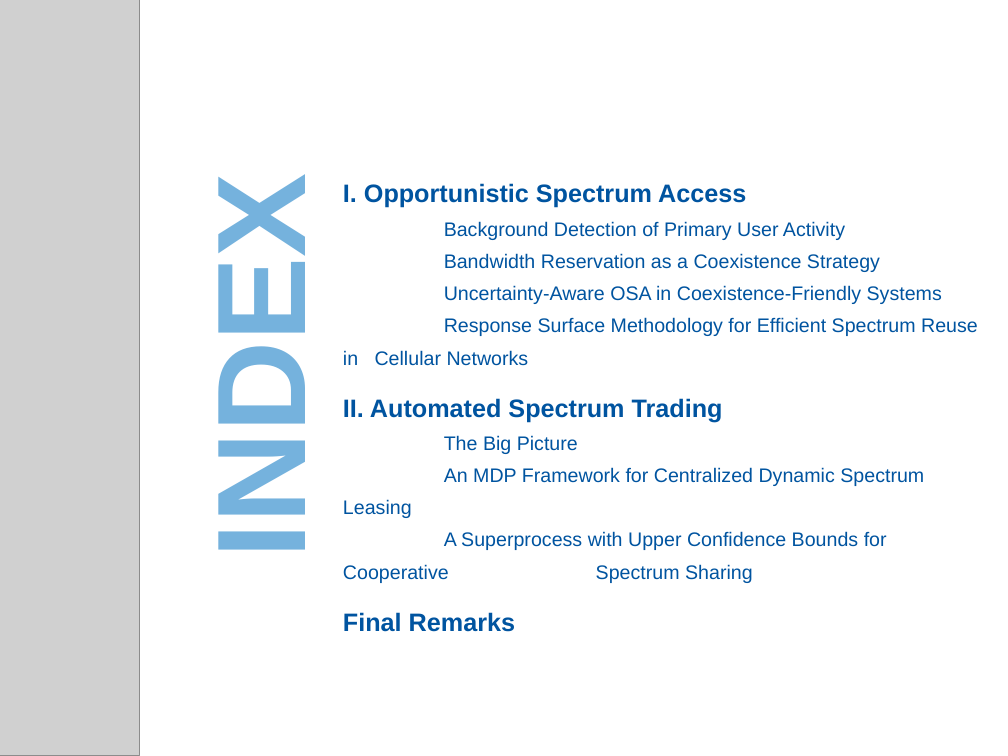
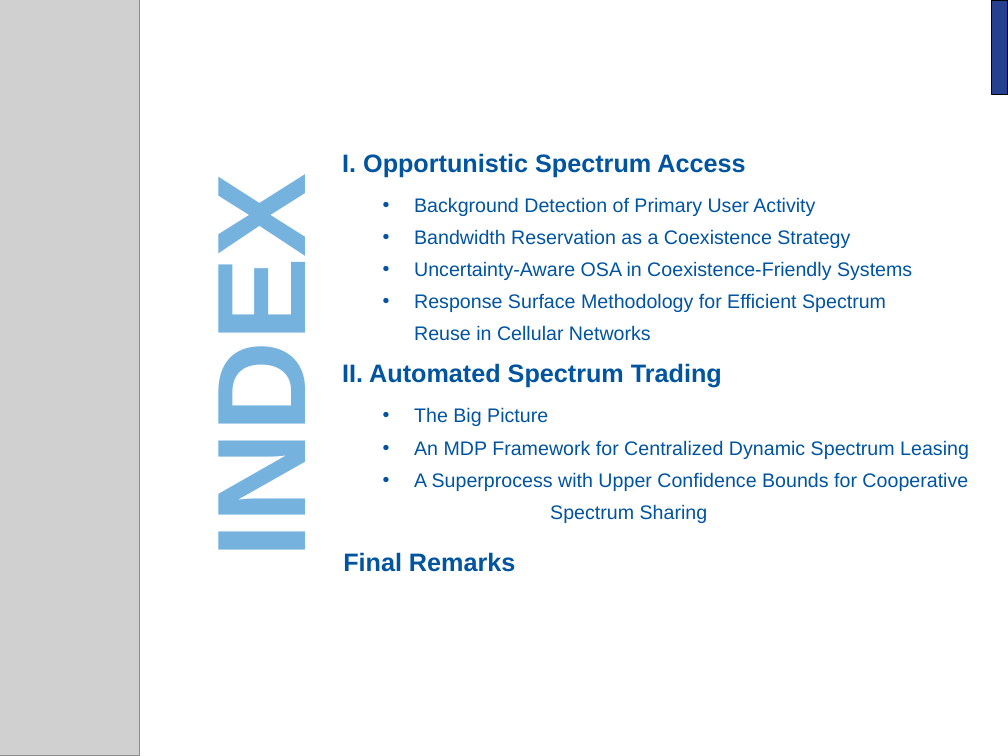
Before and after one commit to Mario-LopezTelecom/phdTesis, a slide deck: slide 5 of presentation/UPCT.ppt. Drawn at 1008x756 pixels with LibreOffice and Linux fonts; fonts in the diff are those of the drawing; grey boxes stand for pictures. Boxes give left, top, right and bottom in pixels: in the first picture for what was removed or moved away, otherwise in the second. Text is boxed around its words. In the diff, an @@ line names an element or a change of style, - is before the commit and + after.

```diff
--- a/presentation/UPCT.ppt
+++ b/presentation/UPCT.ppt
@@ rectangle added at <box>991,0,1008,95</box>, fill #25408E, outline #000000 0.74 pt @@
@@ text added at <box>342,153,745,178</box>, 18 pt, text #0054A0, bold @@
+I. Opportunistic Spectrum Access
@@ text "Background Detection of Primary User ...": place and size @@
-text "Background Detection of Primary User ..." at <box>343,183,978,583</box>
+text "Background Detection of Primary User ..." at <box>414,197,912,341</box>
@@ text "Background Detection of Primary User ..." at <box>414,197,912,341</box>: bullet none to • @@
@@ text at <box>343,183,746,208</box>: paragraph removed @@
-I. Opportunistic Spectrum Access
@@ text added at <box>342,363,722,388</box>, 18 pt, text #0054A0, bold @@
+II. Automated Spectrum Trading
@@ text at <box>343,398,924,583</box>: paragraphs removed @@
-II. Automated Spectrum Trading
-The Big Picture
-An MDP Framework for Centralized Dynamic Spectrum Leasing
-A Superprocess with Upper Confidence Bounds for Cooperative Spectrum Sharing
-Final Remarks
@@ text added at <box>414,407,969,523</box>, 14 pt, text #0054A0 @@
+• The Big Picture
+• An MDP Framework for Centralized Dynamic Spectrum Leasing
+• A Superprocess with Upper Confidence Bounds for Cooperative Spectrum Sharing
@@ text added at <box>343,552,515,572</box>, 18 pt, text #0054A0, bold @@
+Final Remarks
```
Also in this commit, not shown: 20 other slides changed, 19 slides added, 5 other files.
